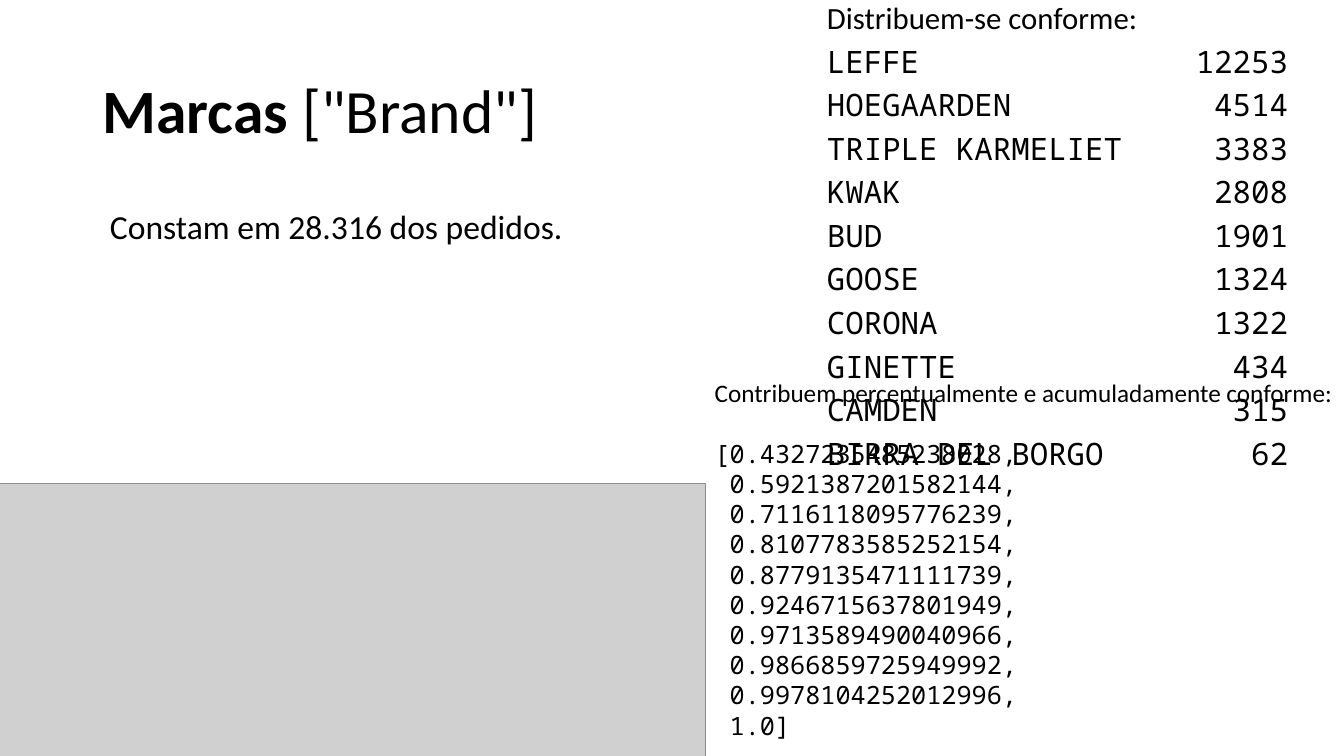
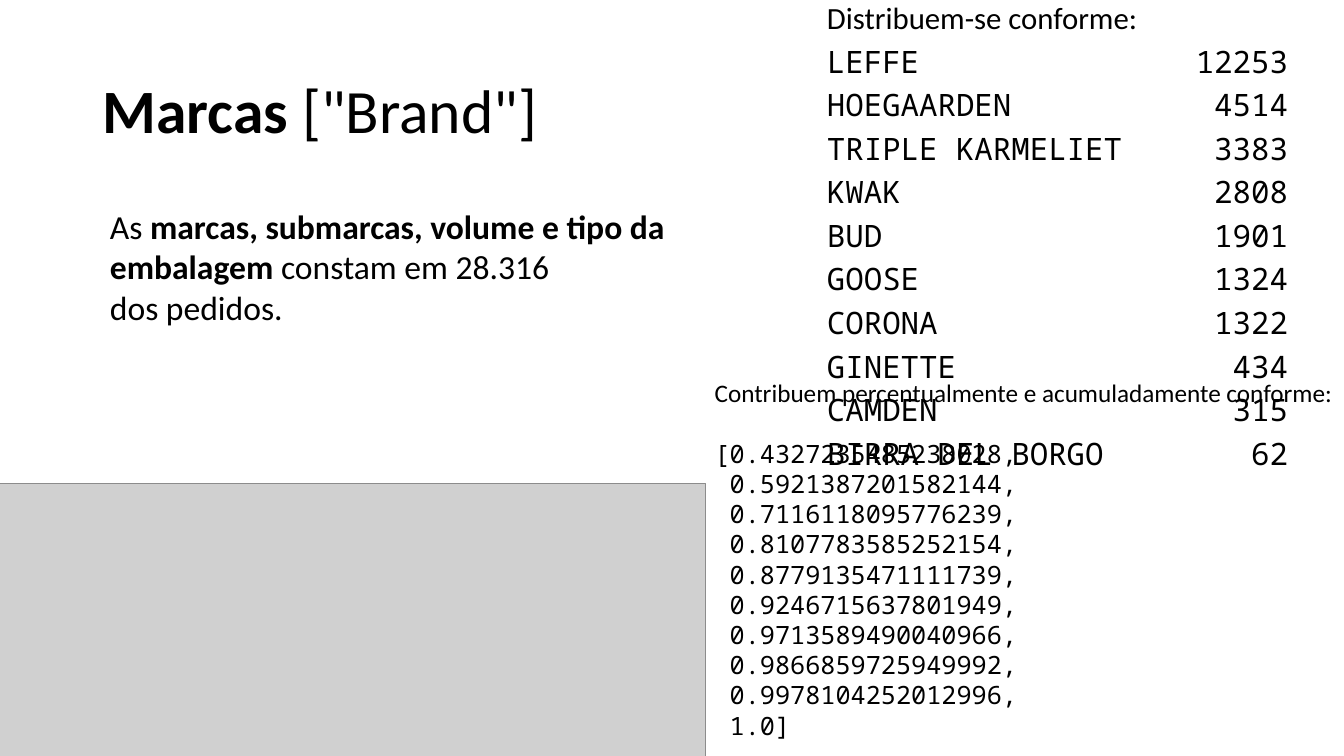
Before and after one commit to brenoccosta/ABIAcademyHack, a slide deck: slide 6 of Apresentação1.pptx. Drawn at 1344x756 pixels with LibreOffice and Linux fonts; fonts in the diff are those of the drawing; grey boxes stand for pictures. Boxes give left, top, right and bottom in pixels: in the first picture for what was removed or moved away, otherwise in the second. Text is boxed around its words. In the diff, an @@ line names an element or a change of style, - is before the commit and + after.

```diff
--- a/Apresentação1.pptx
+++ b/Apresentação1.pptx
@@ text at (x1=110, y1=215, x2=665, y2=326): text changed; bold on @@
-Constam em 28.316 dos pedidos.
+As marcas, submarcas, volume e tipo da embalagem constam em 28.316 dos pedidos.
```
Also in this commit, not shown: 3 other slides changed, 1 other file.
